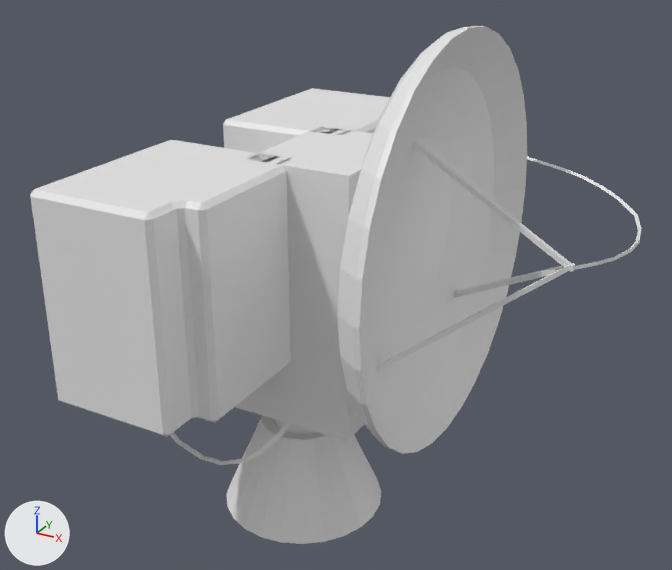
The Blender file Assets/Models/WIP/AN_MPQ-34 Finished.blend as it was, and as the next commit left it.
Rendered twice from a 50 mm lens placed at (2.34, -3.86, 3.3), pointed at (0.27, -0.1, 1.42). Every picture has the same lights, and +X, +Y and +Z are marked at lower left.

Objects in the first picture: 'Body', 'Dish', 'Stand', 'Wires'.
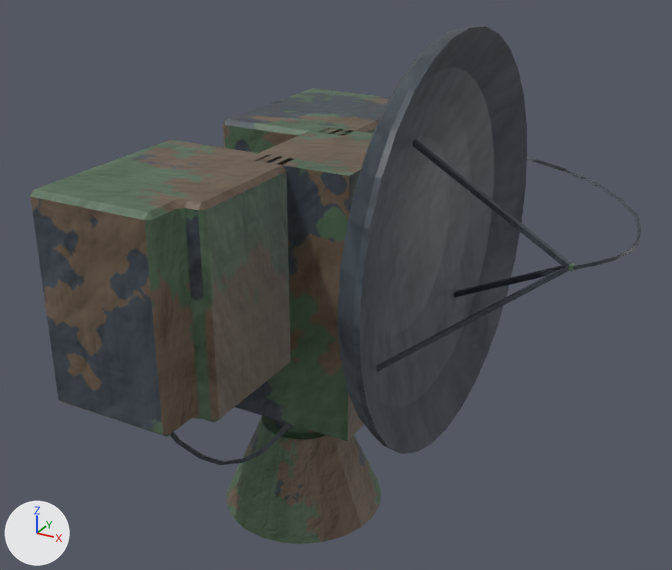
Edits to the bpy script that builds the scene:
```text
Add img_radarcamo_png:
    img_radarcamo_png = load_image('RadarCamo.png', '../Textures/RadarCamo.png', 1024, 1024, 'sRGB')
Add mat_radarcamo:
    mat_radarcamo = principled_material('RadarCamo')
    mat_radarcamo.texture = img_radarcamo_png
Change me_sphere:
    where me_sphere.from_pydata(...)  # 362 vertices, 380 faces; spans x 0.48..1.42, y -1.0..1.0, z 0.71..2.71
    used by ob_dish; parent = ob_rotationtransform; location = (0.0, 0.0, 0.0)
    me_sphere part 1
    8 faces are deleted
    8 new faces join them
    me_sphere part 2: 380 faces spanning x 0.48..1.42, y -1.0..1.0, z 0.71..2.71 switch from no material to mat_radarcamo (picture img_radarcamo_png)
Change me_plane_001:
    where me_plane_001.from_pydata(...)  # 142 vertices, 137 faces; spans x 51.0..150.0, y -165.0..165.0, z -34.0..45.0
    used by ob_body; parent = ob_rotationtransform; location = (0.0, 0.0, 0.0); rotation_euler = (0.0, 1.571, 0.0), in degrees (0, 90, 0); scale = (-0.014, -0.00726, -0.014)
    me_plane_001 part 3: 137 faces spanning x 51.0..150.0, y -165.0..165.0, z -34.0..45.0 switch from no material to mat_radarcamo (picture img_radarcamo_png)
Change me_cylinder:
    where me_cylinder.from_pydata(...)  # 96 vertices, 74 faces; spans x -3.73..3.73, y -3.76..3.76, z 0.0..6.48
    add me_cylinder.materials.append(mat_radarcamo)  # picture img_radarcamo_png
Change me_cylinder_002:
    where me_cylinder_002.from_pydata(...)  # 126 vertices, 122 faces; spans x -121.4..-26.8, y -54.6..68.4, z -25.5..100.4
    used by ob_wires; parent = ob_rotationtransform; location = (0.0, 0.0, 0.0); rotation_euler = (0.0, 1.571, 0.0), in degrees (0, 90, 0); scale = (0.0162, 0.0162, 0.0162)
    me_cylinder_002 part 4: 122 faces spanning x -121.4..-26.8, y -54.6..68.4, z -25.5..100.4 switch from no material to mat_radarcamo (picture img_radarcamo_png)
```

Changed parts and their boxes [x1, y1, x2, y2] in the pictures (672 x 570 px; the box of a moved part takes in the faces that stretch with it):
'Stand', recoloured: [227, 416, 381, 544] in both
part 1 of me_sphere, moved or reshaped: [454, 265, 563, 297] in both
part 2 of me_sphere, recoloured: [338, 26, 575, 454] in both
part 3 of me_plane_001, recoloured: [30, 88, 390, 441] in both
part 4 of me_cylinder_002, recoloured (grey to black): [170, 156, 641, 465] in both
